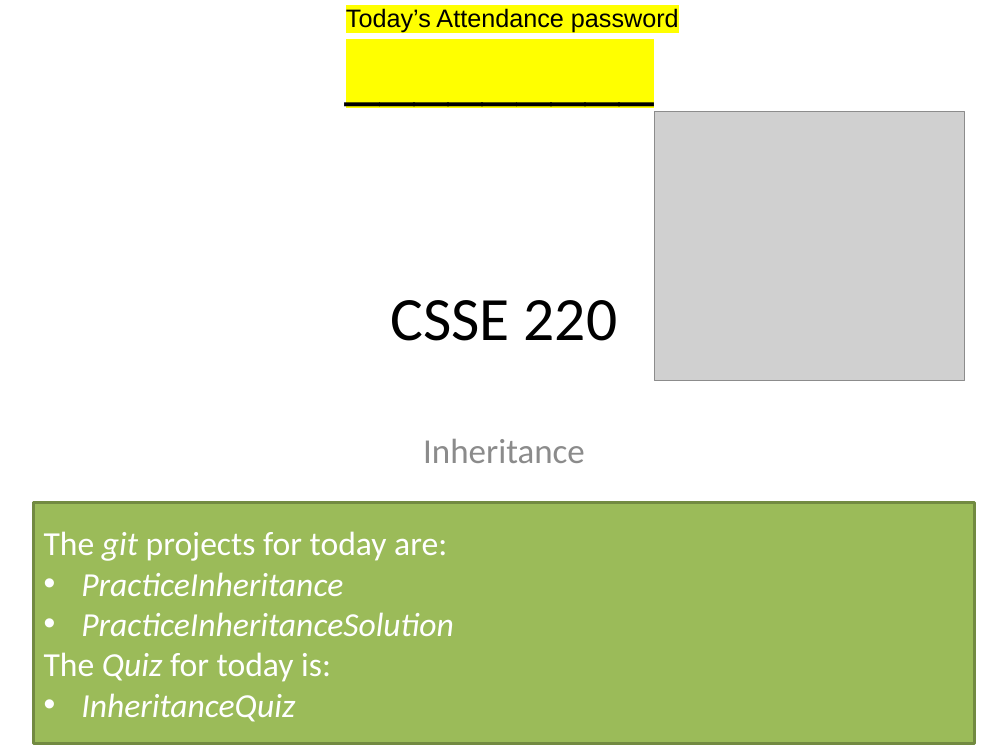
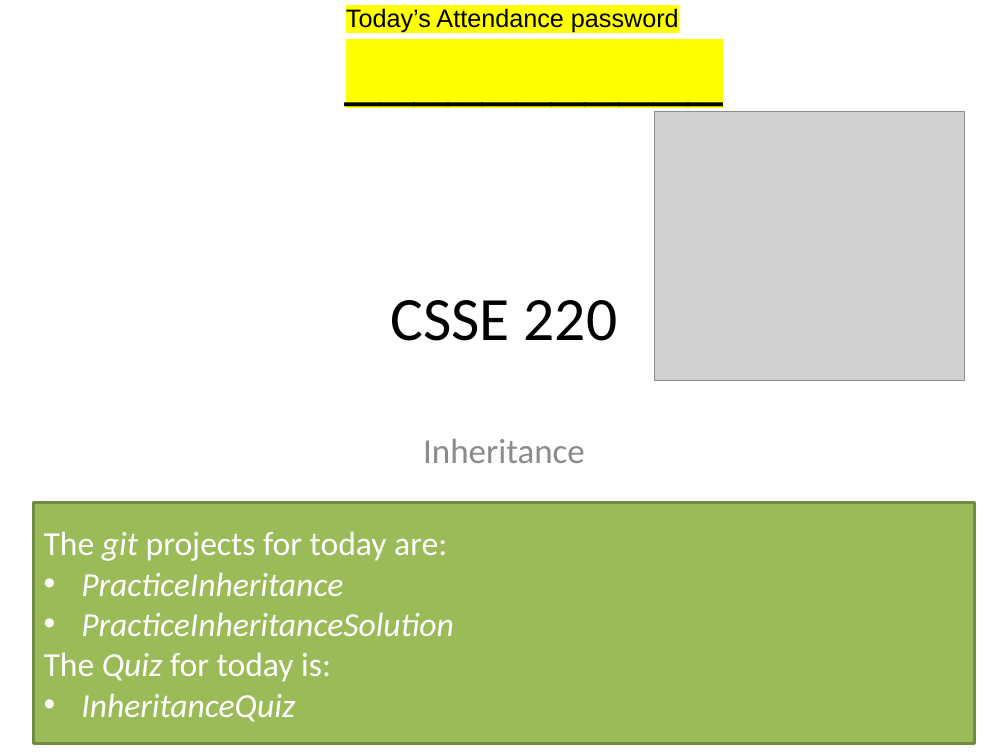
Before and after one commit to RHIT-CSSE/csse220, a slide deck: slide 1 of ClassMaterials/Inheritance/Slides/Part1-Inheritance.pptx. Drawn at 1008x756 pixels with LibreOffice and Linux fonts; fonts in the diff are those of the drawing; grey boxes stand for pictures. Boxes give left, top, right and bottom in pixels: in the first picture for what was removed or moved away, otherwise in the second. Text is boxed around its words. In the diff, an @@ line names an element or a change of style, - is before the commit and + after.

Commit message:
inheritance slides

```diff
--- a/ClassMaterials/Inheritance/Slides/Part1-Inheritance.pptx
+++ b/ClassMaterials/Inheritance/Slides/Part1-Inheritance.pptx
@@ text at [346,8,679,33]: text changed @@
-_________
+___________
```
